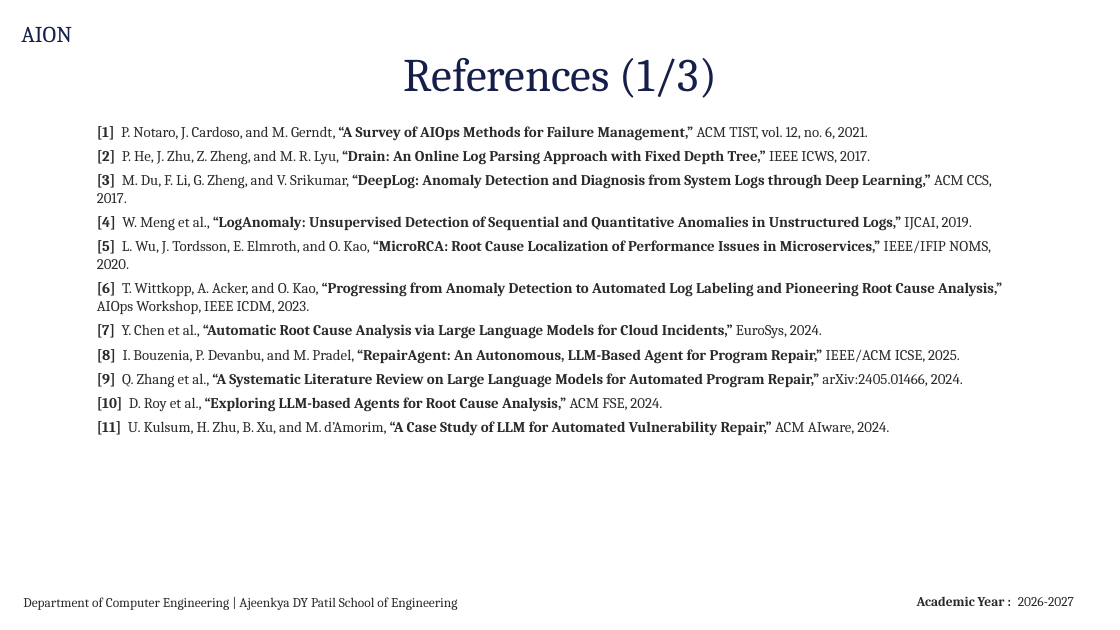
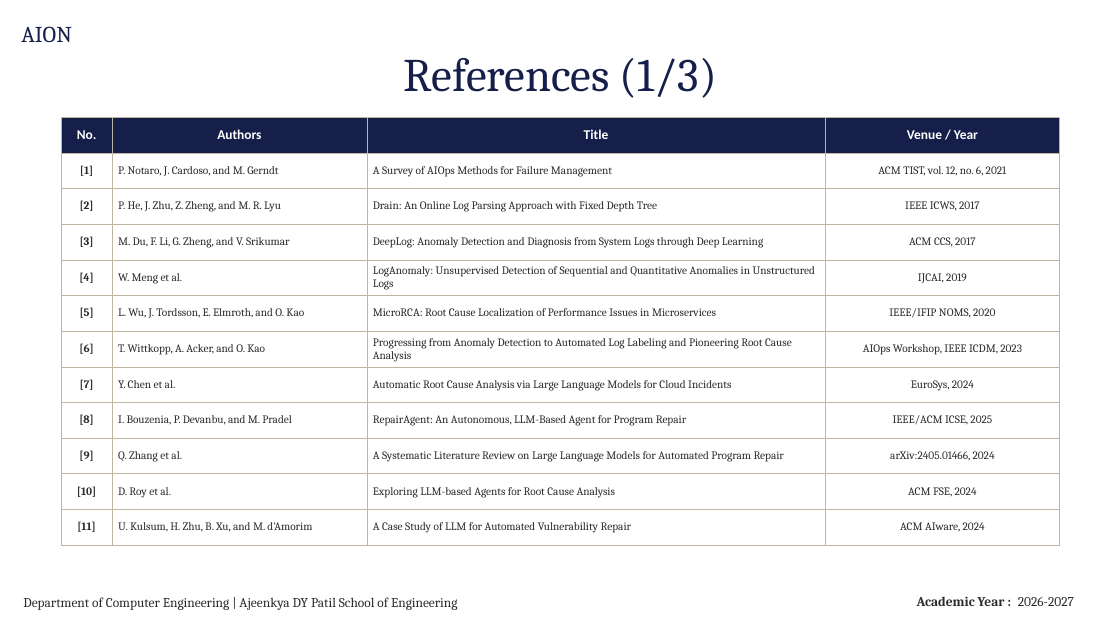
Before and after one commit to aditya-bheke/AION, a slide deck: slide 20 of docs/presentations/AION_Project_Review.pptx. Drawn at 1120x630 pixels with LibreOffice and Linux fonts; fonts in the diff are those of the drawing; background and template pictures are left out. Boxes give left, top, right and bottom in pixels: in the first picture for what was removed or moved away, otherwise in the second. Text is boxed around its words. In the diff, an @@ line names an element or a change of style, - is before the commit and + after.

```diff
--- a/docs/presentations/AION_Project_Review.pptx
+++ b/docs/presentations/AION_Project_Review.pptx
@@ table added at (61, 117, 1059, 537), 12 rows, 4 columns @@
+No. | Authors | Title | Venue / Year
+[1] | P. Notaro, J. Cardoso, and M. Gerndt | A Survey of AIOps Methods for Failure Management | ACM TIST, vol. 12, no. 6, 2021
+[2] | P. He, J. Zhu, Z. Zheng, and M. R. Lyu | Drain: An Online Log Parsing Approach with Fixed Depth Tree | IEEE ICWS, 2017
+[3] | M. Du, F. Li, G. Zheng, and V. Srikumar | DeepLog: Anomaly Detection and Diagnosis from System Logs through Deep Learning | ACM CCS, 2017
+[4] | W. Meng et al. | LogAnomaly: Unsupervised Detection of Sequential and Quantitative Anomalies in Unstructured Logs | IJCAI, 2019
+[5] | L. Wu, J. Tordsson, E. Elmroth, and O. Kao | MicroRCA: Root Cause Localization of Performance Issues in Microservices | IEEE/IFIP NOMS, 2020
+[6] | T. Wittkopp, A. Acker, and O. Kao | Progressing from Anomaly Detection to Automated Log Labeling and Pioneering Root Cause Analysis | AIOps Workshop, IEEE ICDM, 2023
+[7] | Y. Chen et al. | Automatic Root Cause Analysis via Large Language Models for Cloud Incidents | EuroSys, 2024
+[8] | I. Bouzenia, P. Devanbu, and M. Pradel | RepairAgent: An Autonomous, LLM-Based Agent for Program Repair | IEEE/ACM ICSE, 2025
+[9] | Q. Zhang et al. | A Systematic Literature Review on Large Language Models for Automated Program Repair | arXiv:2405.01466, 2024
+[10] | D. Roy et al. | Exploring LLM-based Agents for Root Cause Analysis | ACM FSE, 2024
+[11] | U. Kulsum, H. Zhu, B. Xu, and M. d’Amorim | A Case Study of LLM for Automated Vulnerability Repair | ACM AIware, 2024
@@ text removed at (97, 126, 1002, 436) @@
-[1] P. Notaro, J. Cardoso, and M. Gerndt, “A Survey of AIOps Methods for Failure Management,” ACM TIST, vol. 12, no. 6, 2021.
-[2] P. He, J. Zhu, Z. Zheng, and M. R. Lyu, “Drain: An Online Log Parsing Approach with Fixed Depth Tree,” IEEE ICWS, 2017.
-[3] M. Du, F. Li, G. Zheng, and V. Srikumar, “DeepLog: Anomaly Detection and Diagnosis from System Logs through Deep Learning,” ACM CCS, 2017.
-[4] W. Meng et al., “LogAnomaly: Unsupervised Detection of Sequential and Quantitative Anomalies in Unstructured Logs,” IJCAI, 2019.
-[5] L. Wu, J. Tordsson, E. Elmroth, and O. Kao, “MicroRCA: Root Cause Localization of Performance Issues in Microservices,” IEEE/IFIP NOMS, 2020.
-[6] T. Wittkopp, A. Acker, and O. Kao, “Progressing from Anomaly Detection to Automated Log Labeling and Pioneering Root Cause Analysis,” AIOps Workshop, IEEE ICDM, 2023.
-[7] Y. Chen et al., “Automatic Root Cause Analysis via Large Language Models for Cloud Incidents,” EuroSys, 2024.
-[8] I. Bouzenia, P. Devanbu, and M. Pradel, “RepairAgent: An Autonomous, LLM-Based Agent for Program Repair,” IEEE/ACM ICSE, 2025.
-[9] Q. Zhang et al., “A Systematic Literature Review on Large Language Models for Automated Program Repair,” arXiv:2405.01466, 2024.
-[10] D. Roy et al., “Exploring LLM-based Agents for Root Cause Analysis,” ACM FSE, 2024.
-[11] U. Kulsum, H. Zhu, B. Xu, and M. d’Amorim, “A Case Study of LLM for Automated Vulnerability Repair,” ACM AIware, 2024.
```
Also in this commit, not shown: 2 other slides changed, 1 other file.
